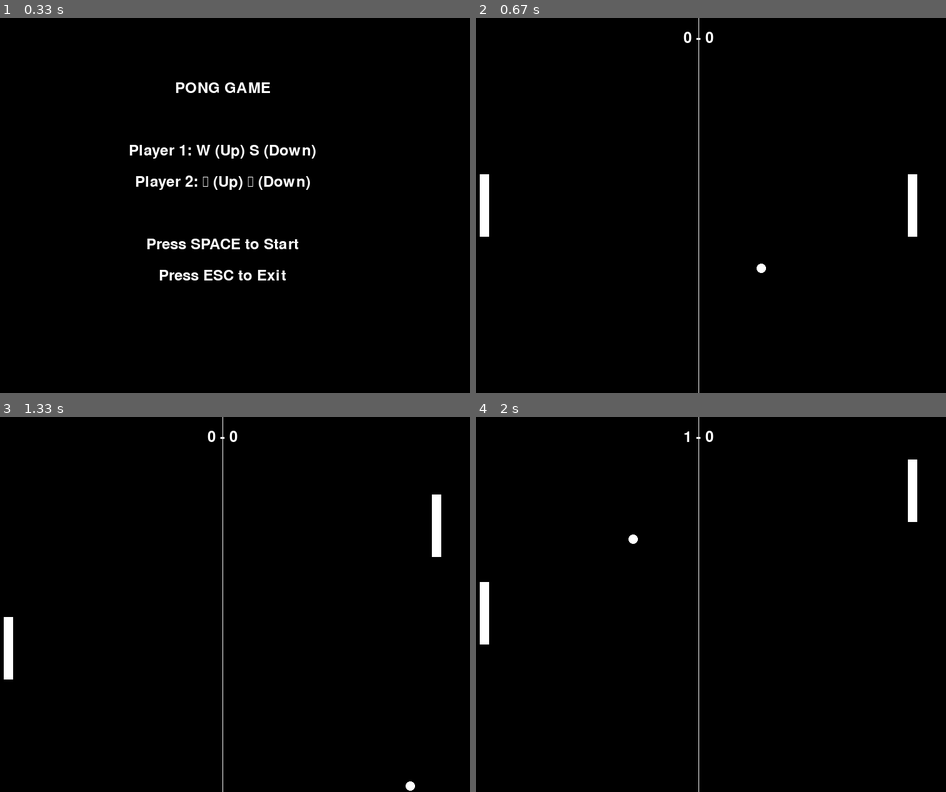
Above: before the commit, frames 1-4 (two rows, left to right).
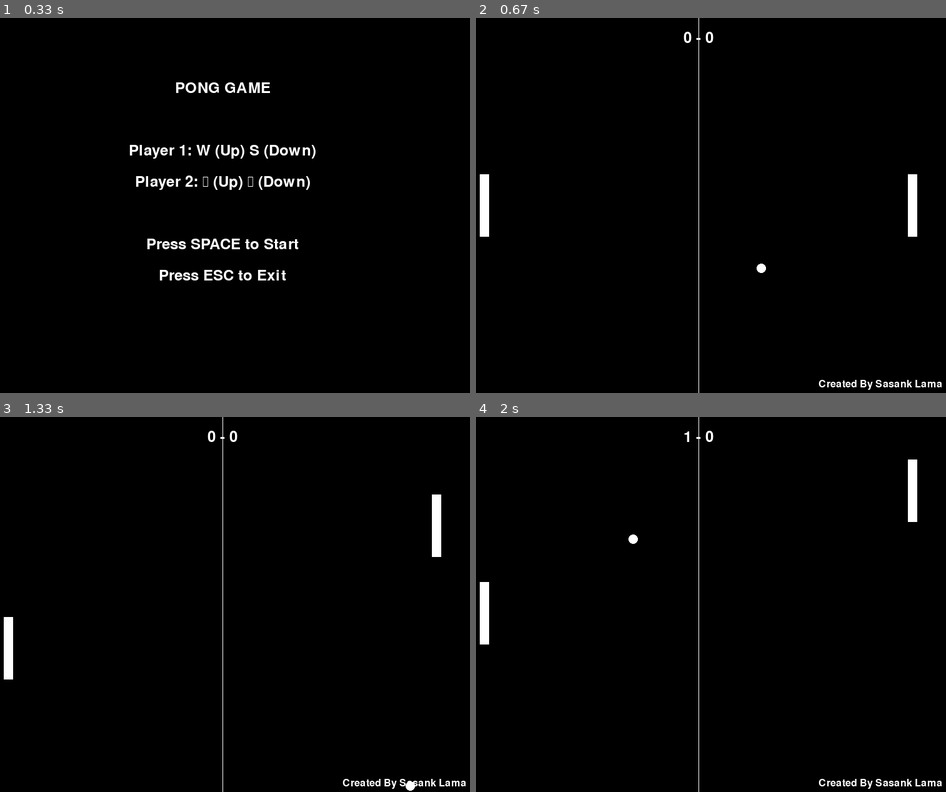
Above: after the commit, the same moments.

Repository: Sasank-5716/Pygames
Game: pygame game, started from Pong/pong.py
The game is run twice, just before and just after one commit, with the same random seed, the same clock (stepped at 60 frames per second) and the same inputs.
Inputs:
- Up to frame 1 (0.33 s): no input
- Up to frame 2 (0.67 s): tap Space at 0.33 s
- Up to frame 3 (1.33 s): hold Up 0.67-1.13 s; tap Space at 0.73, 1.03, 1.23 s; hold Down from 1.17 s (still down); hold S from 1.17 s (still down)
- Up to frame 4 (2 s): release Down at 1.47 s; release S at 1.47 s; hold Up 1.5-1.87 s; hold W 1.5-1.87 s; tap Space at 1.57, 1.97 s; hold Down from 1.9 s (still down); hold S from 1.9 s (still down)

Frame 1 is identical in both runs. In frame 2, 0.3% of the frame differs, in the area x 72-100%, y 96-100%; in frame 3, 0.3%; in frame 4, 0.3%.

Commit message:
Add logo

Diff:
--- a/Pong/pong.py
+++ b/Pong/pong.py
@@ -3,6 +3,8 @@
 
 # Initialize pygame
 pygame.init()
+
+credit_font = pygame.font.Font(None, 24)
 
 # Screen dimensions
 WIDTH, HEIGHT = 800, 600
@@ -122,6 +124,10 @@
         score_text = font.render(f"{score_a} - {score_b}", True, WHITE)
         screen.blit(score_text, (WIDTH // 2 - score_text.get_width() // 2, 20))
 
+        credit_text = credit_font.render("Created By Sasank Lama", True, WHITE)
+        credit_pos = (WIDTH - credit_text.get_width() - 10, HEIGHT - credit_text.get_height() - 5)
+        screen.blit(credit_text, credit_pos)
+
     elif game_state == "game_over":  # NEW: Game over screen
         screen.fill(BLACK)
         win_text = font.render(f"{winner} wins! Final Score: {score_a}-{score_b}", True, WHITE)
